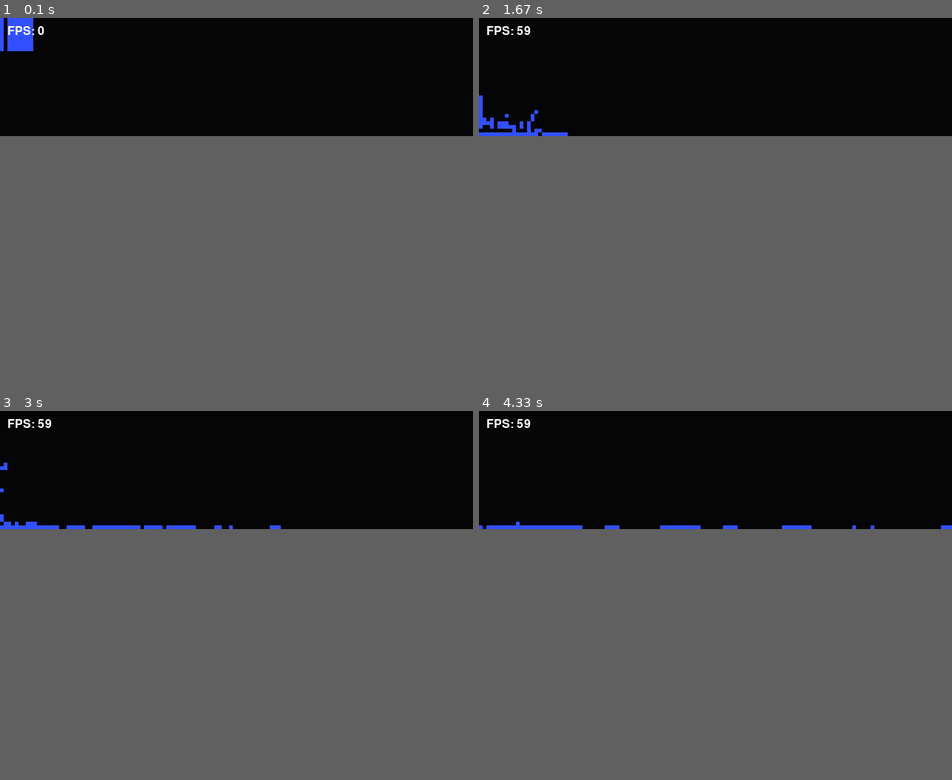
Above: before the commit, frames 1-4 (two rows, left to right).
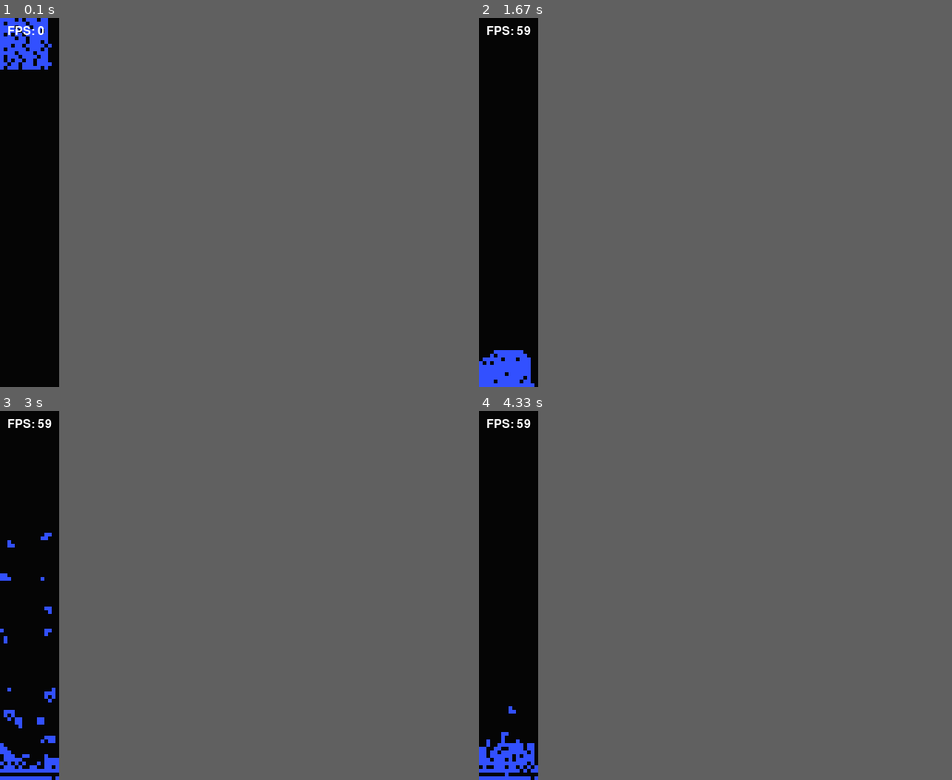
Above: after the commit, the same moments.

Repository: WhiteLightningGun/Visco-Fluid-Python-1
Game: pygame game, started from src/main.py
Two runs of this game, one before a commit and one after it. Both use one fixed random seed, a clock stepped at 60 frames per second and the inputs below.
Inputs (mouse positions are in pixels of both pictures, inside the frame that each line leads up to):
- Up to frame 1 (0.1 s): no input
- Up to frame 2 (1.67 s): move the mouse to (507, 217) at 0.37 s; move the mouse to (493, 206) at 0.87 s; move the mouse to (516, 73) at 1.37 s
- Up to frame 3 (3 s): move the mouse to (28, 470) at 1.87 s; move the mouse to (28, 636) at 2.43 s; move the mouse to (42, 654) at 2.93 s
- Up to frame 4 (4.33 s): move the mouse to (526, 562) at 3.43 s; move the mouse to (531, 565) at 3.93 s
In our replay, the window is 640x160 before the commit and 80x500 after it. These sizes can differ from the game's own. Grey fills any space a smaller window leaves; there, only what the larger window draws over its background counts as a difference.

The runs differ from the first frame. In frame 1, 0.8% of the frame differs, in the area x 0-11%, y 0-14%; in frame 2, 1.4%; in frame 3, 1.5%, in the area x 0-60%, y 14-100%; in frame 4, 1.4%.

Commit message:
Refactor FluidHashGrid and Vector2 classes for improved performance and readability; update simulation parameters in main.py

Diff:
--- a/src/HashGrid.py
+++ b/src/HashGrid.py
@@ -1,14 +1,15 @@
 import data
 from typing import List, Tuple
+from collections import defaultdict
+
 
 class FluidHashGrid:
-    def __init__(self, cellSize : int, particles : List[data.Particle]):
+    def __init__(self, cellSize: int, particles: List[data.Particle]):
         self.cellSize = cellSize
-        self.hashMap = {}
+        self.hashMap = defaultdict(list)
         self.hashMapSize = 100000000
         self.prime1 = 10000000141
         self.prime2 = 10000000093
-        self.prime3 = 1000000021
         self.particles = particles
 
     def clearGrid(self):
@@ -31,12 +32,7 @@
     def mapParticleToCell(self) -> None:
         for p in self.particles:
             hash = self.getGridHashFromPosition(p.position)
-            entries = self.hashMap.get(hash)
-            if entries == None:
-                newArray = [p]
-                self.hashMap[hash] = newArray
-            else:
-                self.hashMap.get(hash).append(p)
+            self.hashMap[hash].append(p)
 
     def getContentOfCell(self, id):
         content = self.hashMap.get(id, None)
@@ -61,6 +57,7 @@
 
                 neighbours.append(cellContent)
 
-        #flatten list for east iteration later
-        neighbours = [particle for sublist in neighbours if sublist is not None for particle in sublist]
+        # flatten list for east iteration later
+        neighbours = [
+            particle for sublist in neighbours if sublist is not None for particle in sublist]
         return neighbours
--- a/src/data.py
+++ b/src/data.py
@@ -1,4 +1,7 @@
 from typing import Tuple
+import math
+import random
+
 
 class Vector2:
     def __init__(self, x=0.0, y=0.0):
@@ -21,7 +24,7 @@
         return self.x * other.x + self.y * other.y
 
     def magnitude(self) -> float:
-        return (self.x**2 + self.y**2)**0.5
+        return math.sqrt((self.x**2 + self.y**2))
 
     def magnitudeSquared(self) -> float:
         return (self.x**2 + self.y**2)
@@ -36,10 +39,19 @@
         return f"Vector2({self.x}, {self.y})"
 
 
+def approx_sqrt(x: float) -> float:
+    if x <= 0:
+        return 0
+    guess = x
+    # Perform one iteration of Newton's method
+    guess = 0.5 * (guess + x / guess)
+    return guess
+
 
 class Particle:
-    def __init__(self, x,y):
+    def __init__(self, x, y):
         self.position: Vector2 = Vector2(x, y)
         self.prevPosition: Vector2 = Vector2(x, y)
-        self.velocity = self.position*0.005
+        self.velocity = Vector2(random.uniform(
+            -0.2, 0.2), random.uniform(-0.2, 0.2))
         self.colour = (50, 80, 255)
--- a/src/fluid.py
+++ b/src/fluid.py
@@ -3,6 +3,12 @@
 import data as Data
 import HashGrid
 import math
+
+# gooey plastic: REST_DENSITY = 6, K_NEAR = 4, K = 0.5
+# plastic 2: REST_DENSITY = 5, K_NEAR = 6, K = 1
+# strange water: REST_DENSITY = 8, K_NEAR = 2.5, K = 0.6
+# splashy water: REST_DENSITY = 4, K_NEAR = 2.0, K = 0.5
+# sploshy water: REST_DENSITY = 4, K_NEAR = 1.5, K = 0.5
 
 
 class VEFluid:
@@ -11,9 +17,9 @@
         self.boundary_box = boundary_box
         self.velocity_damping = 1
         self.REST_DENSITY = 2
-        self.K_NEAR = 3
+        self.K_NEAR = 1.5
         self.K = 0.5
-        self.INTERACTION_RADIUS = 1.5  # can be a float
+        self.INTERACTION_RADIUS = 2  # can be a float
         self.INTERACTION_RADIUS_2 = self.INTERACTION_RADIUS**2
         self.GRAVITY: Data.Vector2 = Data.Vector2(0, 0.2)
         self.particles: List[Data.Particle] = self.initialize_particlesB()
@@ -142,8 +148,10 @@
         k = self.K
         k_near = self.K_NEAR
         rest_density = self.REST_DENSITY
-
-        for i in range(len(self.particles)):
+        particles_num = len(self.particles)
+        dt_sqr = dt ** 2
+
+        for i in range(particles_num):
             density = 0
             densityNear = 0
             neighbours: List[Data.Particle] = self.fluidHashGrid.getNeighboursOfParticleIdx(
@@ -175,7 +183,7 @@
                     r_ij.normalize()
                     one_minus_q = 1 - q
                     displacementTerm = (
-                        dt ** 2) * (pressure * one_minus_q + pressureNear * (one_minus_q ** 2))
+                        dt_sqr) * (pressure * one_minus_q + pressureNear * (one_minus_q ** 2))
                     displacementVector = r_ij * displacementTerm
                     particle_B.position += displacementVector * 0.5
                     particleADisplacement -= displacementVector * 0.5
--- a/src/main.py
+++ b/src/main.py
@@ -8,7 +8,7 @@
 pygame.init()
 
 # Set up the display
-internal_width, internal_height = 128, 32
+internal_width, internal_height = 16, 100
 scale_factor = 5  # Scale factor to enlarge the window
 window_width, window_height = internal_width * \
     scale_factor, internal_height * scale_factor
@@ -22,7 +22,7 @@
 
 viscosity = 0.1
 elasticity = 10
-particle_number = 100
+particle_number = 200
 fluid = VEF.VEFluid(particle_number, (internal_width - 1, internal_height - 1))
 white = (255, 255, 255)
 
@@ -37,7 +37,7 @@
     surface.fill((5, 5, 5))
     # pm.draw_pixel(surface, 20, 20, (255,255,255))
     mousePos = pygame.mouse.get_pos()
-    fluid.simulate(1, 0.2, mousePos)
+    fluid.simulate(1, 0.3, mousePos)
 
     for particle in fluid.particles:
         x = int(particle.position.x)
